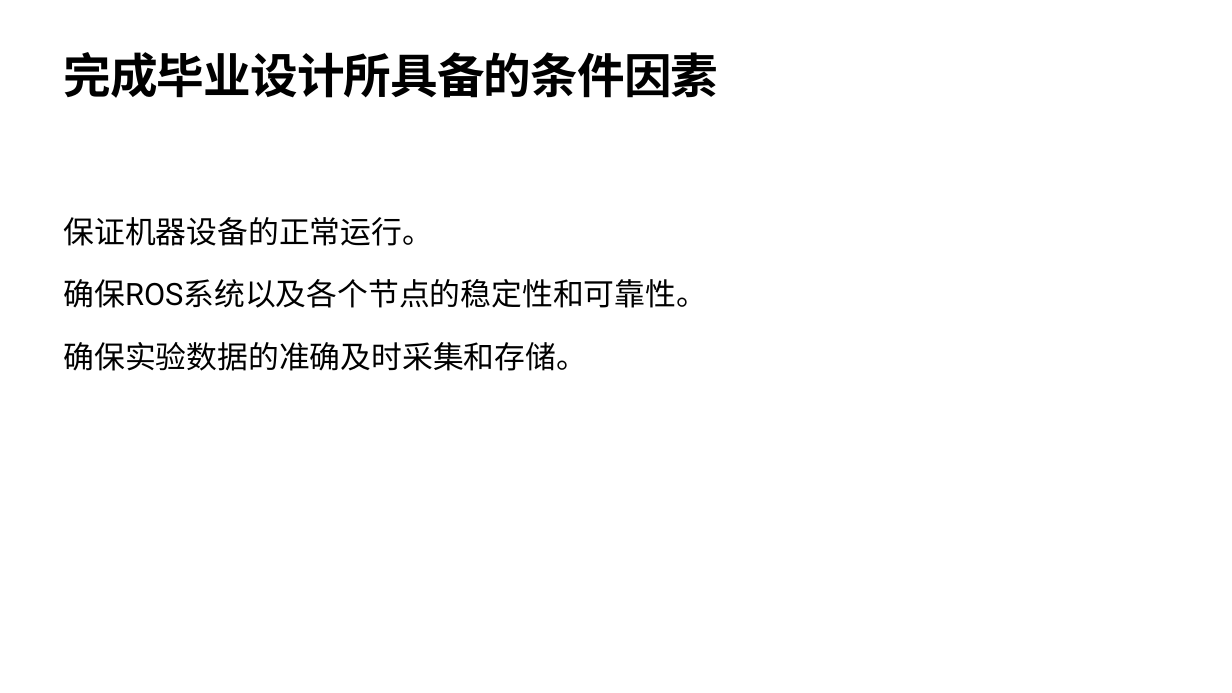
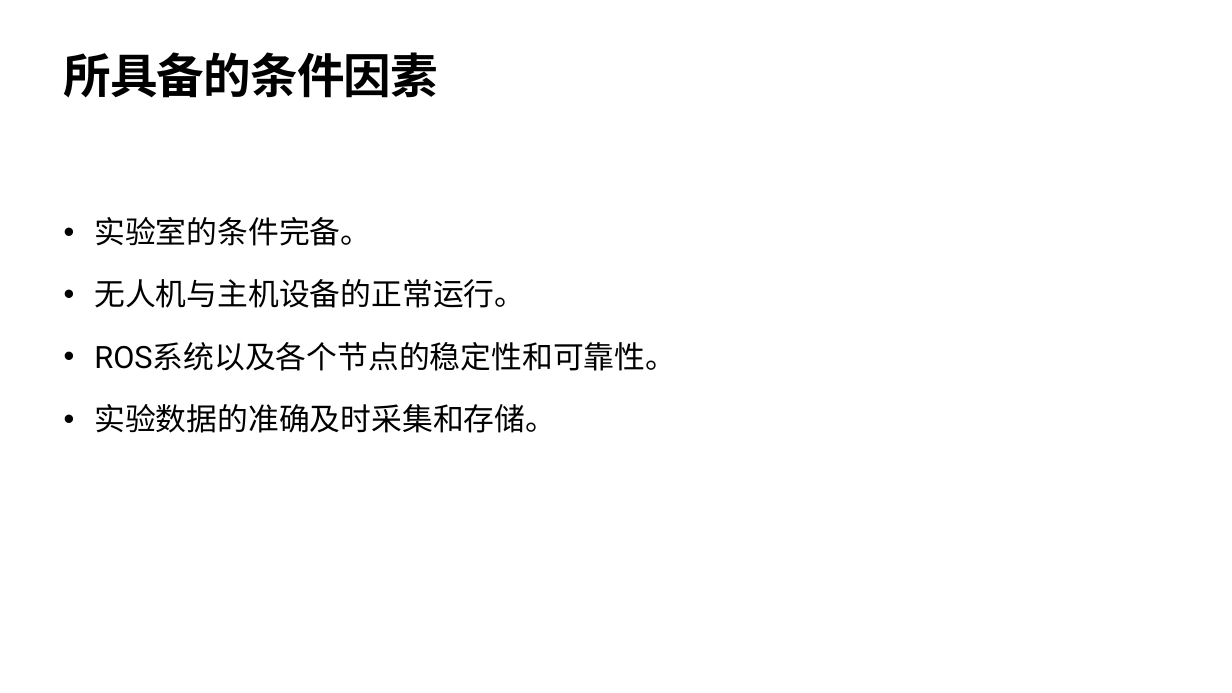
Before and after one commit to HuaYuXiao/AStar-Planner, a slide deck: slide 10 of 报告论文/开题报告/开题报告-华羽霄.pptx (slide 8 before the commit). Drawn at 1232x693 pixels with LibreOffice and Linux fonts; fonts in the diff are those of the drawing; background and template pictures are left out. Boxes give left, top, right and bottom in pixels: in the first picture for what was removed or moved away, otherwise in the second. Text is boxed around its words. In the diff, an @@ line names an element or a change of style, - is before the commit and + after.

```diff
--- a/报告论文/开题报告/开题报告-华羽霄.pptx
+++ b/报告论文/开题报告/开题报告-华羽霄.pptx
@@ title at (x1=64, y1=52, x2=439, y2=98): text changed @@
-完成毕业设计所具备的条件因素
+所具备的条件因素
@@ text at (x1=94, y1=217, x2=676, y2=433): text changed @@
-保证机器设备的正常运行。
-确保ROS系统以及各个节点的稳定性和可靠性。
-确保实验数据的准确及时采集和存储。
+• 实验室的条件完备。
+• 无人机与主机设备的正常运行。
+• ROS系统以及各个节点的稳定性和可靠性。
+• 实验数据的准确及时采集和存储。
```
Also in this commit, not shown: 8 other slides changed, 2 slides added, 2 other files.
